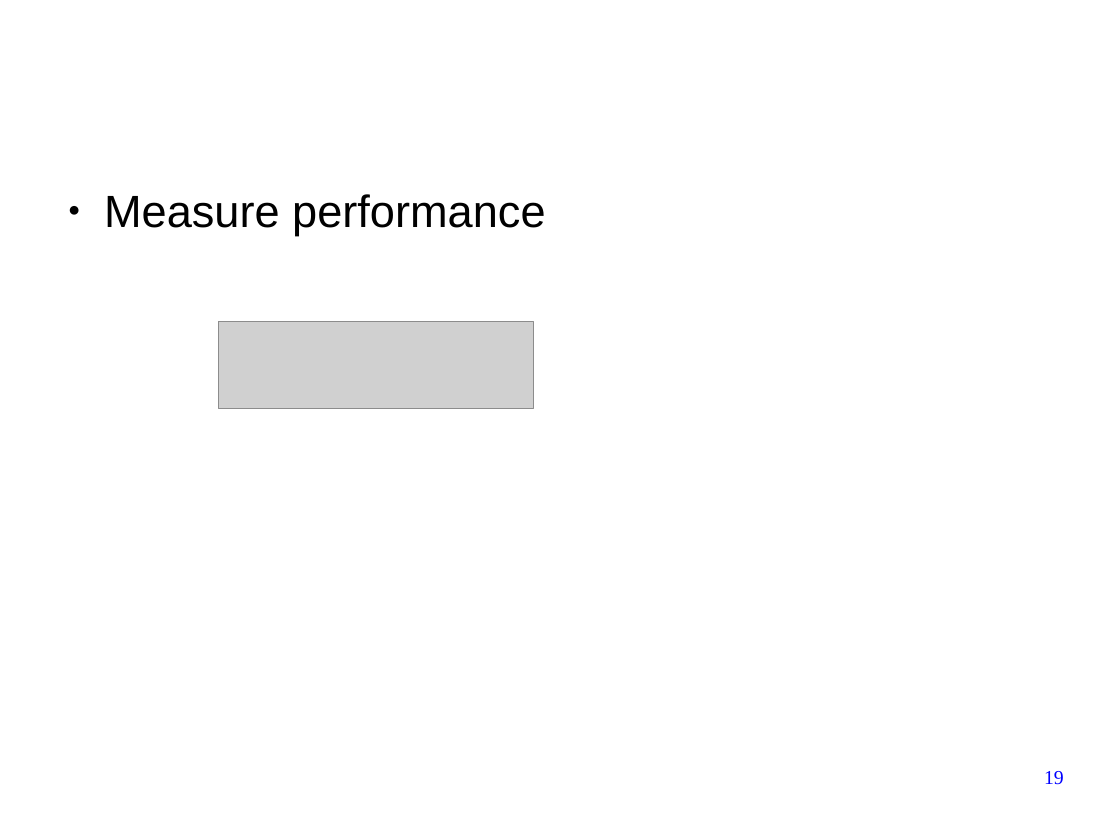
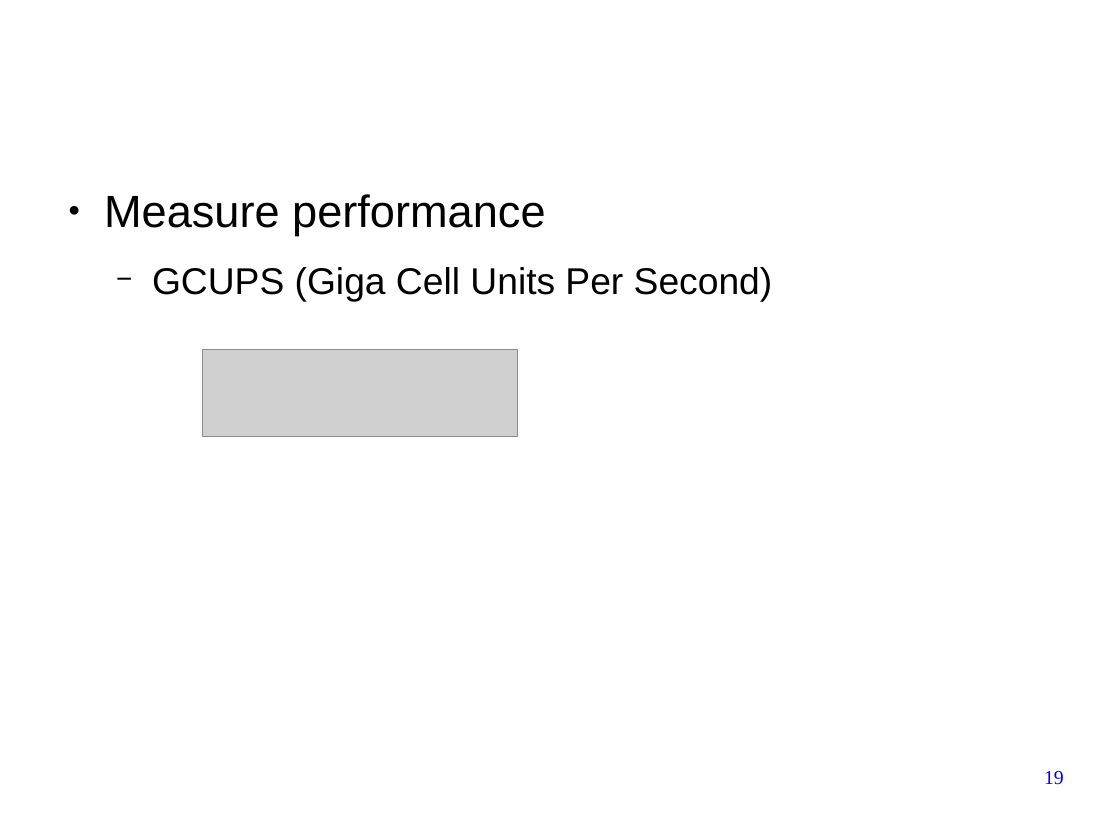
Before and after one commit to forestcheng/cudahmmsearch, a slide deck: slide 19 of thesis/thesisDefense.odp. Drawn at 1120x840 pixels with LibreOffice and Linux fonts; fonts in the diff are those of the drawing; grey boxes stand for pictures; background and template pictures are left out. Boxes give left, top, right and bottom in pixels: in the first picture for what was removed or moved away, otherwise in the second. Text is boxed around its words. In the diff, an @@ line names an element or a change of style, - is before the commit and + after.

```diff
--- a/thesis/thesisDefense.odp
+++ b/thesis/thesisDefense.odp
@@ text at <box>152,267,773,301</box>: paragraph added @@
+  − GCUPS (Giga Cell Units Per Second)
@@ picture: place and size @@
-picture at <box>219,322,534,409</box>
+picture at <box>202,350,517,436</box>
```
Also in this commit, not shown: 4 other slides changed.
